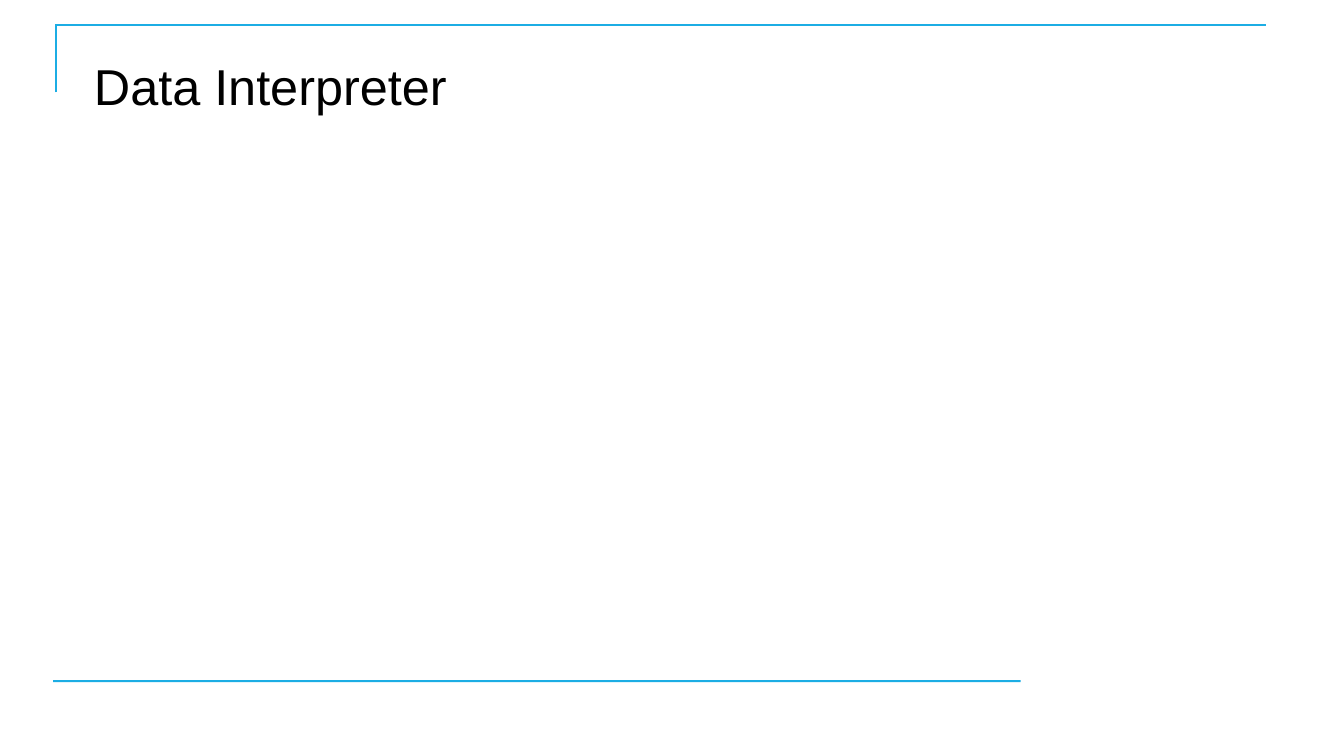
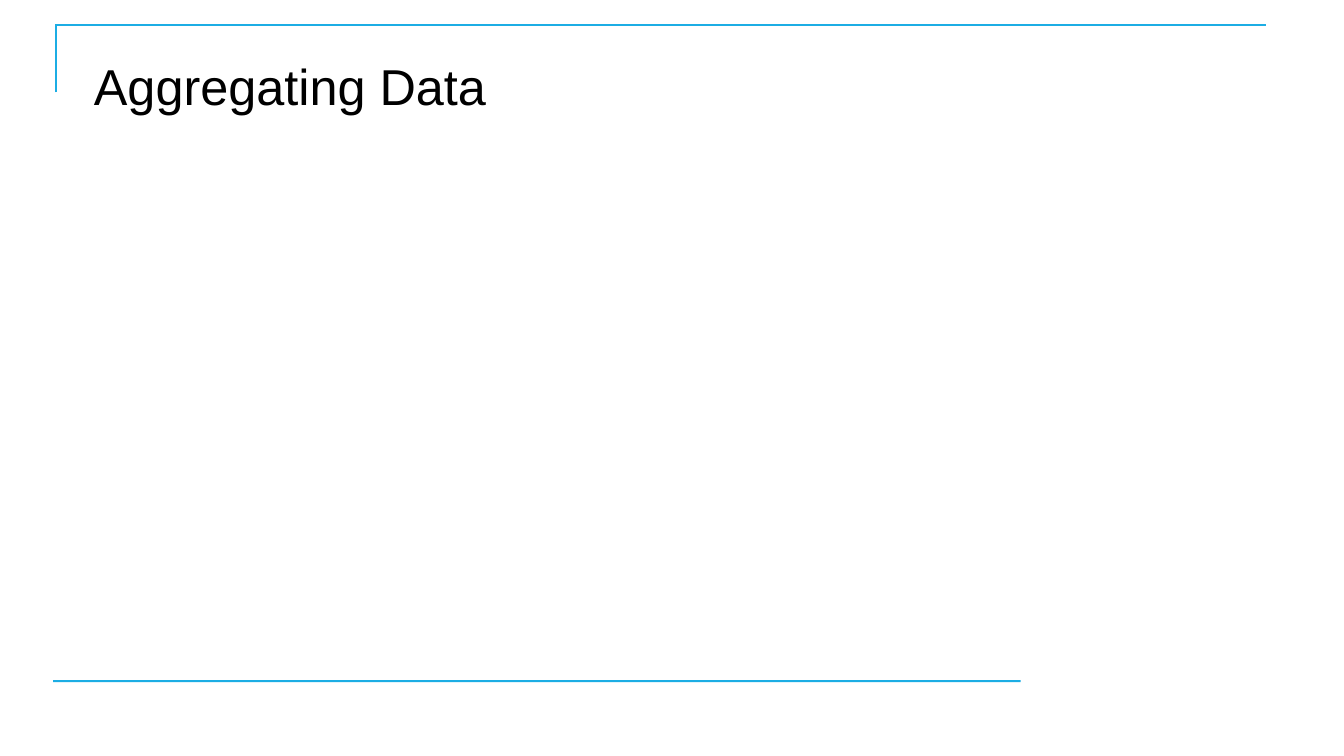
Before and after one commit to CostelloTechnicalConsulting/XTBP10---Tableau-Prep-Introduction, a slide deck: slide 65 of ppt/TableauPrepBuilderIntroV1_1.pptx (slide 36 before the commit). Drawn at 1344x756 pixels with LibreOffice and Linux fonts; fonts in the diff are those of the drawing; background and template pictures are left out. Boxes give left, top, right and bottom in pixels: in the first picture for what was removed or moved away, otherwise in the second. Text is boxed around its words. In the diff, an @@ line names an element or a change of style, - is before the commit and + after.

```diff
--- a/ppt/TableauPrepBuilderIntroV1_1.pptx
+++ b/ppt/TableauPrepBuilderIntroV1_1.pptx
@@ title at (94, 68, 486, 115): text changed @@
-Data Interpreter
+Aggregating Data
```
Also in this commit, not shown: 7 other slides changed, 38 slides added, 34 slides removed.
